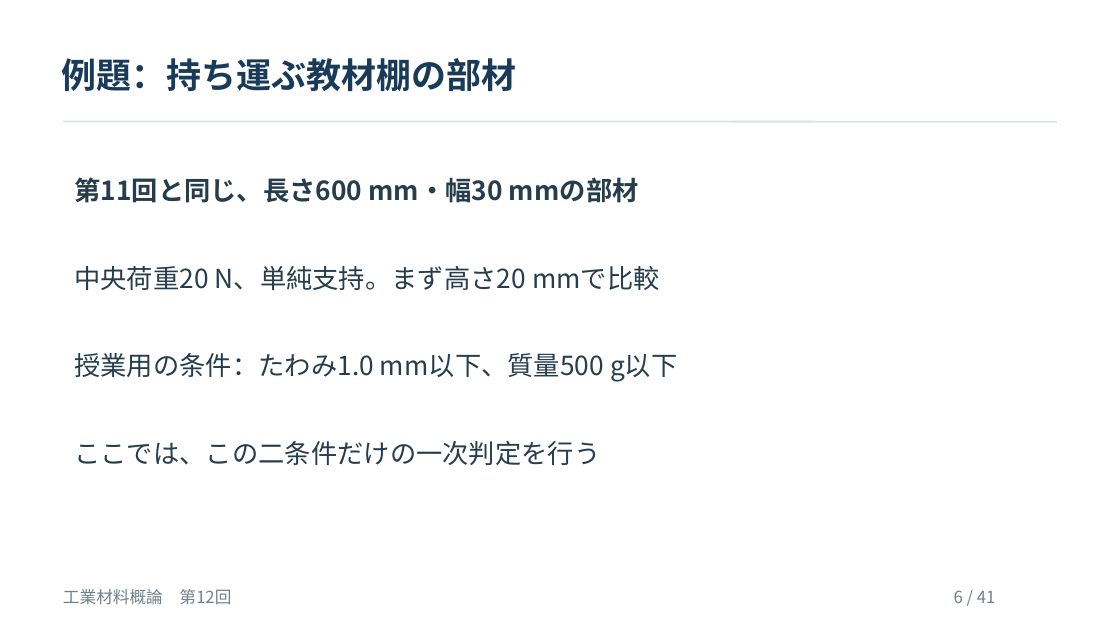
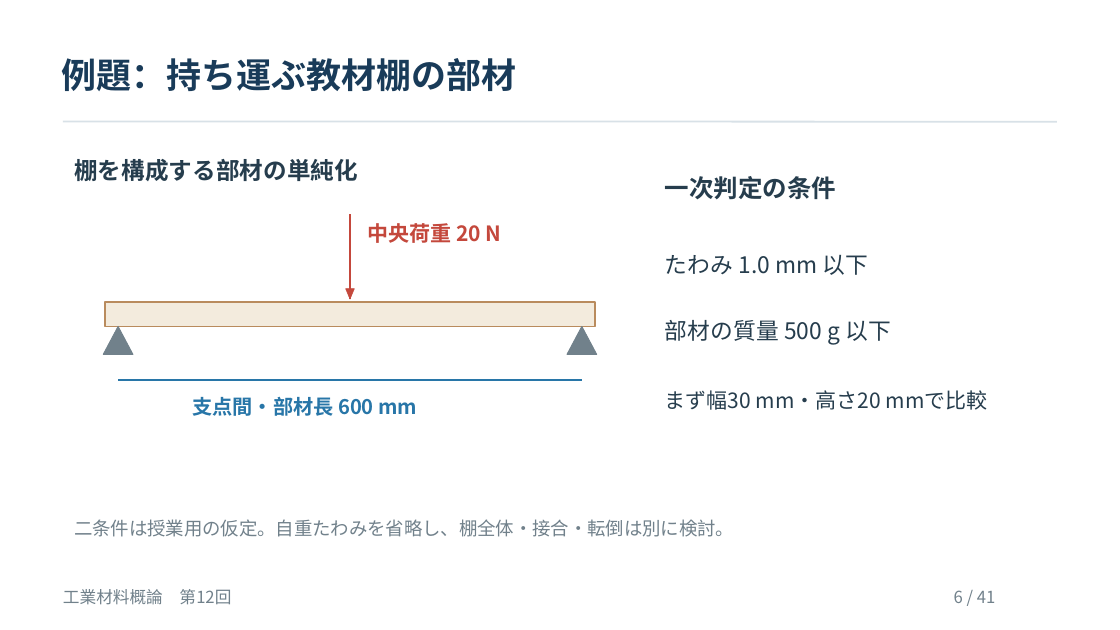
Before and after one commit to zooc-14calbp/industrial-materials-course, a slide deck: slide 6 of 学生用/第12回/12_授業スライド.pptx. Drawn at 1120x630 pixels with LibreOffice and Linux fonts; fonts in the diff are those of the drawing. Boxes give left, top, right and bottom in pixels: in the first picture for what was removed or moved away, otherwise in the second. Text is boxed around its words. In the diff, an @@ line names an element or a change of style, - is before the commit and + after.

```diff
--- a/学生用/第12回/12_授業スライド.pptx
+++ b/学生用/第12回/12_授業スライド.pptx
@@ text removed at [74,177,639,203] @@
-第11回と同じ、長さ600 mm・幅30 mmの部材
@@ text added at [74,159,358,181], 20.2 pt, text #263D4D, bold @@
+棚を構成する部材の単純化
@@ text added at [665,176,837,200], 21 pt, text #263D4D, bold @@
+一次判定の条件
@@ freeform shape added at [350,214,351,299], outline #C4483C 2.25 pt @@
@@ text added at [368,223,502,243], 18 pt, text #C4483C, bold @@
+中央荷重 20 N
@@ text removed at [74,266,660,290] @@
-中央荷重20 N、単純支持。まず高さ20 mmで比較
@@ text added at [665,255,869,275], 19.5 pt, text #263D4D @@
+たわみ 1.0 mm 以下
@@ freeform shape added at [345,289,354,299], fill #C4483C, outline #C4483C 0.38 pt @@
@@ freeform shape added at [103,327,133,355], fill #71818B, outline #71818B 0.75 pt @@
@@ rectangle added at [105,302,595,326], fill #F3EBDD, outline #B98B5D 1.28 pt @@
@@ freeform shape added at [567,327,597,355], fill #71818B, outline #71818B 0.75 pt @@
@@ text added at [665,320,891,345], 19.5 pt, text #263D4D @@
+部材の質量 500 g 以下
@@ text removed at [74,353,677,382] @@
-授業用の条件：たわみ1.0 mm以下、質量500 g以下
@@ freeform shape added at [118,380,582,381], outline #2876A8 1.5 pt @@
@@ text added at [193,397,417,416], 17.2 pt, text #2876A8, bold @@
+支点間・部材長 600 mm
@@ text added at [665,390,988,410], 18 pt, text #263D4D @@
+まず幅30 mm・高さ20 mmで比較
@@ text removed at [74,441,600,465] @@
-ここでは、この二条件だけの一次判定を行う
@@ text added at [74,519,734,537], 15.8 pt, text #71818B @@
+二条件は授業用の仮定。自重たわみを省略し、棚全体・接合・転倒は別に検討。
```
Also in this commit, not shown: 4 other slides changed, 1 slide added, 1 slide removed, 21 other files.
